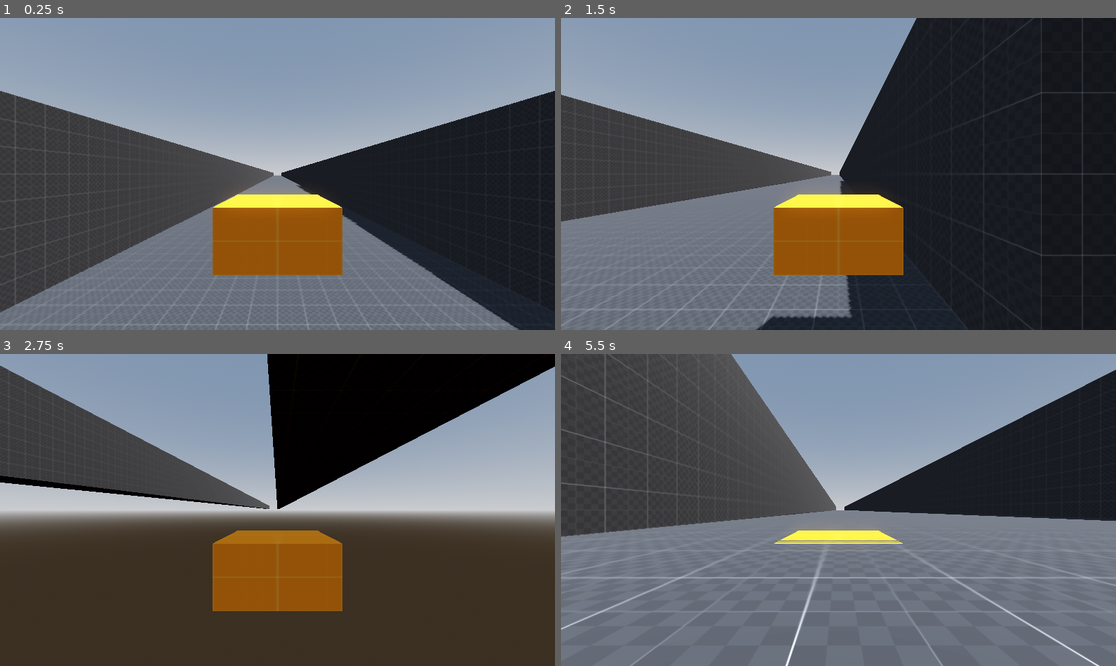
Above: before the commit, frames 1-4 (two rows, left to right).
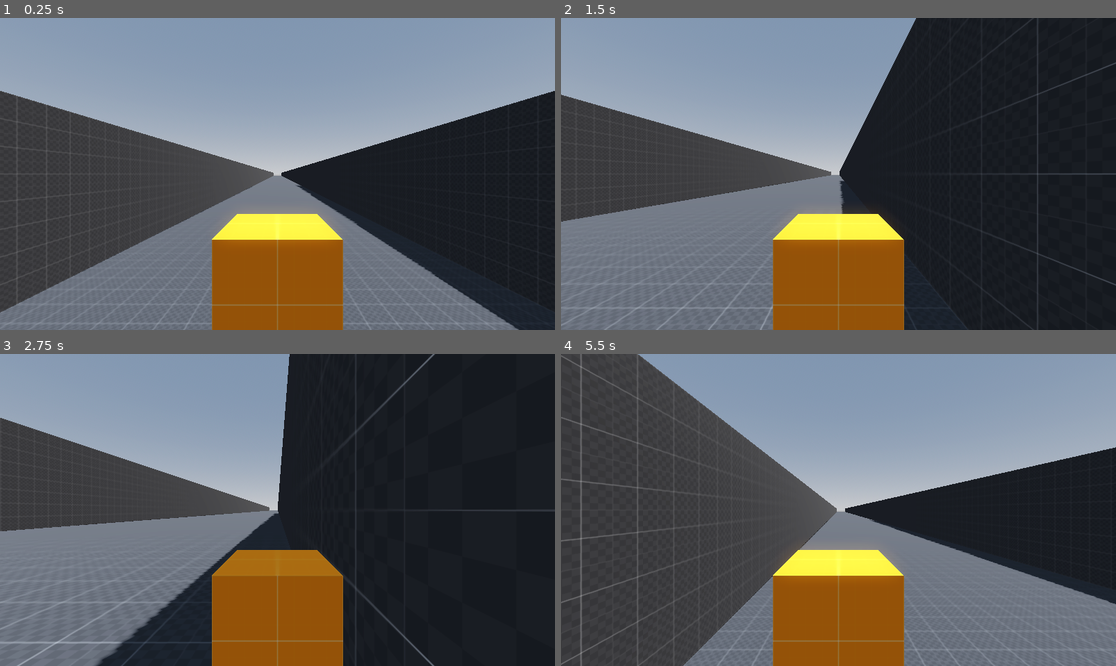
Above: after the commit, the same moments.

Repository: DrOtter3000/vfursquadron
Game: Godot game, scene res://levels/sandbox.tscn
Two runs of this game, one before a commit and one after it. Both use one fixed random seed, a clock stepped at 60 frames per second and the inputs below.
Inputs:
- Up to frame 1 (0.25 s): no input
- Up to frame 2 (1.5 s): hold D (right) 0.53-1.28 s; hold S (down) from 1.28 s (still down)
- Up to frame 3 (2.75 s): release S (down) at 2.03 s; hold D (right) from 2.03 s (still down)
- Up to frame 4 (5.5 s): release D (right) at 2.78 s; hold W (up) 2.78-3.53 s; hold A (left) 3.53-5.03 s; hold S (down) from 5.03 s (still down)

The runs differ from the first frame. In frame 1, 7.5% of the frame differs, in the area x 0-94%, y 44-100%; in frame 2, 8.2%; in frame 3, 79%, in the area x 0-100%, y 0-100%; in frame 4, 43%.

Commit message:
add model controls in model script

Diff:
--- a/levels/sandbox.tscn
+++ b/levels/sandbox.tscn
@@ -93,6 +93,7 @@
 mesh = SubResource("BoxMesh_85hcc")
 
 [node name="StaticBody3D" type="StaticBody3D" parent="Wall"]
+collision_layer = 4
 
 [node name="CollisionShape3D" type="CollisionShape3D" parent="Wall/StaticBody3D"]
 shape = SubResource("ConvexPolygonShape3D_7he1i")
@@ -104,6 +105,7 @@
 mesh = SubResource("BoxMesh_85hcc")
 
 [node name="StaticBody3D" type="StaticBody3D" parent="Wall2"]
+collision_layer = 4
 
 [node name="CollisionShape3D" type="CollisionShape3D" parent="Wall2/StaticBody3D"]
 shape = SubResource("ConvexPolygonShape3D_7he1i")
--- /dev/null
+++ b/player/model.gd
@@ -0,0 +1,25 @@
+extends CharacterBody3D
+
+var max_pos_x: float
+var max_pos_y: float
+var speed: float
+
+
+func _process(delta: float) -> void:
+	control_model(delta)
+	move_and_slide()
+
+func control_model(delta: float):
+	var direction = Input.get_vector("left", "right", "down", "up").normalized()
+
+	if position.x > max_pos_x and direction.x > 0:
+		direction.x = 0
+	elif position.x < -max_pos_x and direction.x < 0:
+		direction.x = 0
+
+	if position.y > max_pos_y and direction.y > 0:
+		direction.y = 0
+	elif position.y < -max_pos_y and direction.y < 0:
+		direction.y = 0
+
+	position += Vector3(direction.x, direction.y, 0) * delta * speed
--- a/player/player.gd
+++ b/player/player.gd
@@ -1,25 +1,25 @@
 extends Node3D
 
+# TODO: Try RigidBody
+
+@export var max_hitpoints := 5
 @export var speed := 10.0
 @export var max_pos_x := 10.0
 @export var max_pos_y := 10.0
 
+var hitpoints: int = max_hitpoints
+
 @onready var model: Node3D = $Model
 
-func _process(delta: float) -> void:
-	control_model(delta)
+func _ready() -> void:
+	model.max_pos_x = max_pos_x
+	model.max_pos_y = max_pos_y
+	model.speed = speed
 
-func control_model(delta: float):
-	var direction = Input.get_vector("left", "right", "down", "up").normalized()
+func take_damage(amount: int):
+	hitpoints -= amount
+	print(hitpoints)
 
-	if model.position.x > max_pos_x and direction.x > 0:
-		direction.x = 0
-	elif model.position.x < -max_pos_x and direction.x < 0:
-		direction.x = 0
-
-	if model.position.y > max_pos_y and direction.y > 0:
-		direction.y = 0
-	elif model.position.y < -max_pos_y and direction.y < 0:
-		direction.y = 0
-
-	model.position += Vector3(direction.x, direction.y, 0) * delta * speed
+func _on_collision_area_body_entered(body: Node3D) -> void:
+	# TODO: add individual damage
+	take_damage(1)
--- a/player/player.tscn
+++ b/player/player.tscn
@@ -1,15 +1,23 @@
-[gd_scene load_steps=4 format=3 uid="uid://djl7nc8bcdtcj"]
+[gd_scene load_steps=6 format=3 uid="uid://djl7nc8bcdtcj"]
 
 [ext_resource type="Material" uid="uid://cwxskkyl02ygo" path="res://materials/prototype_orange.tres" id="1_oul6g"]
 [ext_resource type="Script" uid="uid://di8xt8ep8hxp4" path="res://player/player.gd" id="1_rkbax"]
+[ext_resource type="Script" uid="uid://4g28hxqeka6a" path="res://player/model.gd" id="2_g1dw6"]
+
+[sub_resource type="BoxShape3D" id="BoxShape3D_rkbax"]
 
 [sub_resource type="BoxMesh" id="BoxMesh_kqu6x"]
 
 [node name="Player" type="Node3D"]
 script = ExtResource("1_rkbax")
 
-[node name="Model" type="Node3D" parent="."]
-transform = Transform3D(1.936, 0, 0, 0, 1, 0, 0, 0, 1.95, 0, 0, 0)
+[node name="Model" type="CharacterBody3D" parent="."]
+collision_mask = 6
+script = ExtResource("2_g1dw6")
+
+[node name="CollisionShape3D" type="CollisionShape3D" parent="Model"]
+transform = Transform3D(0.999999, 0, 0, 0, 1, 0, 0, 0, 0.999999, 0, 0, 0)
+shape = SubResource("BoxShape3D_rkbax")
 
 [node name="Model" type="MeshInstance3D" parent="Model"]
 material_override = ExtResource("1_oul6g")
Not shown, added: player/model.gd.uid
